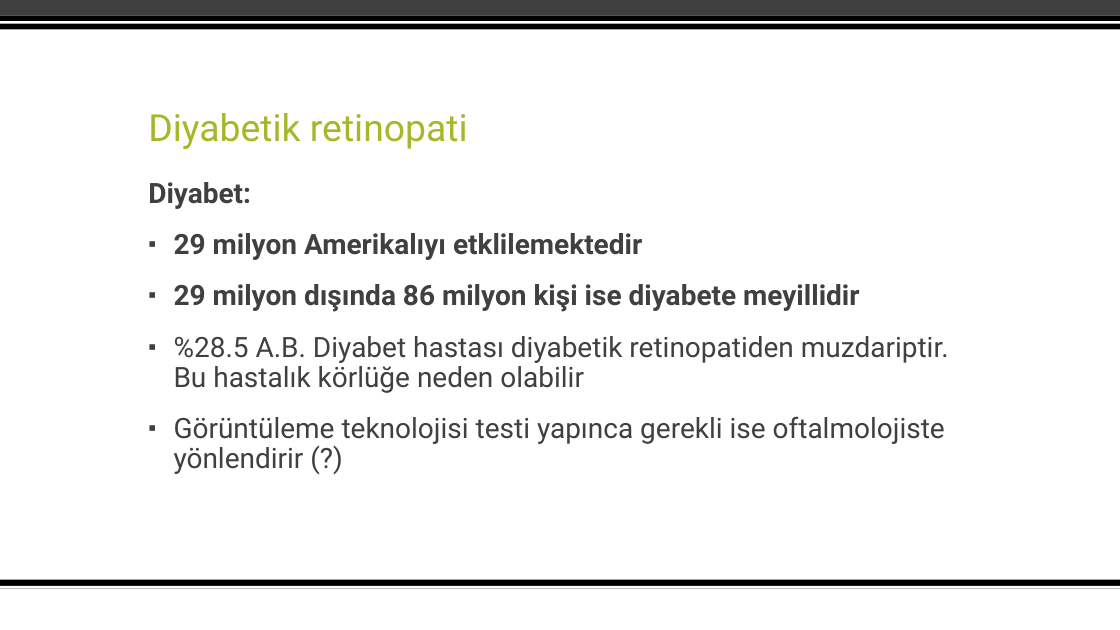
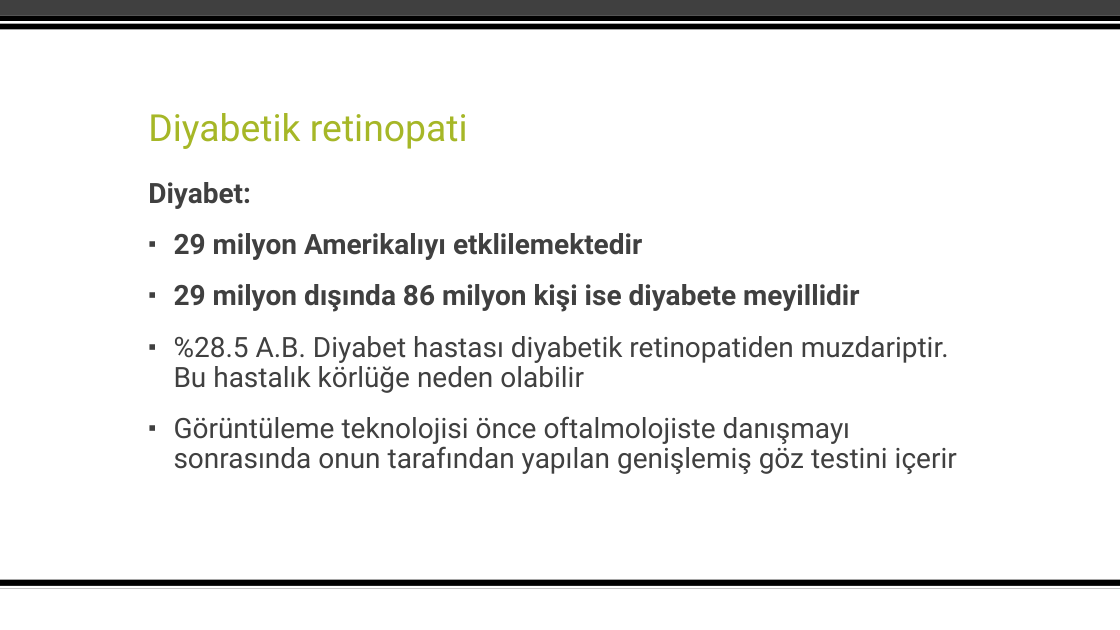
Before and after one commit to bahadirbklg/intro, a slide deck: slide 22 of 1 - introduction/DLMR _1_TURKİSH.pptx. Drawn at 1120x630 pixels with LibreOffice and Linux fonts; fonts in the diff are those of the drawing; background and template pictures are left out. Boxes give left, top, right and bottom in pixels: in the first picture for what was removed or moved away, otherwise in the second. Text is boxed around its words. In the diff, an @@ line names an element or a change of style, - is before the commit and + after.

```diff
--- a/1 - introduction/DLMR _1_TURKİSH.pptx
+++ b/1 - introduction/DLMR _1_TURKİSH.pptx
@@ text at (174, 416, 957, 474): text changed @@
-▪ Görüntüleme teknolojisi testi yapınca gerekli ise oftalmolojiste yönlendirir (?)
+▪ Görüntüleme teknolojisi önce oftalmolojiste danışmayı sonrasında onun tarafından yapılan genişlemiş göz testini içerir
```
Also in this commit, not shown: 4 other slides changed.
